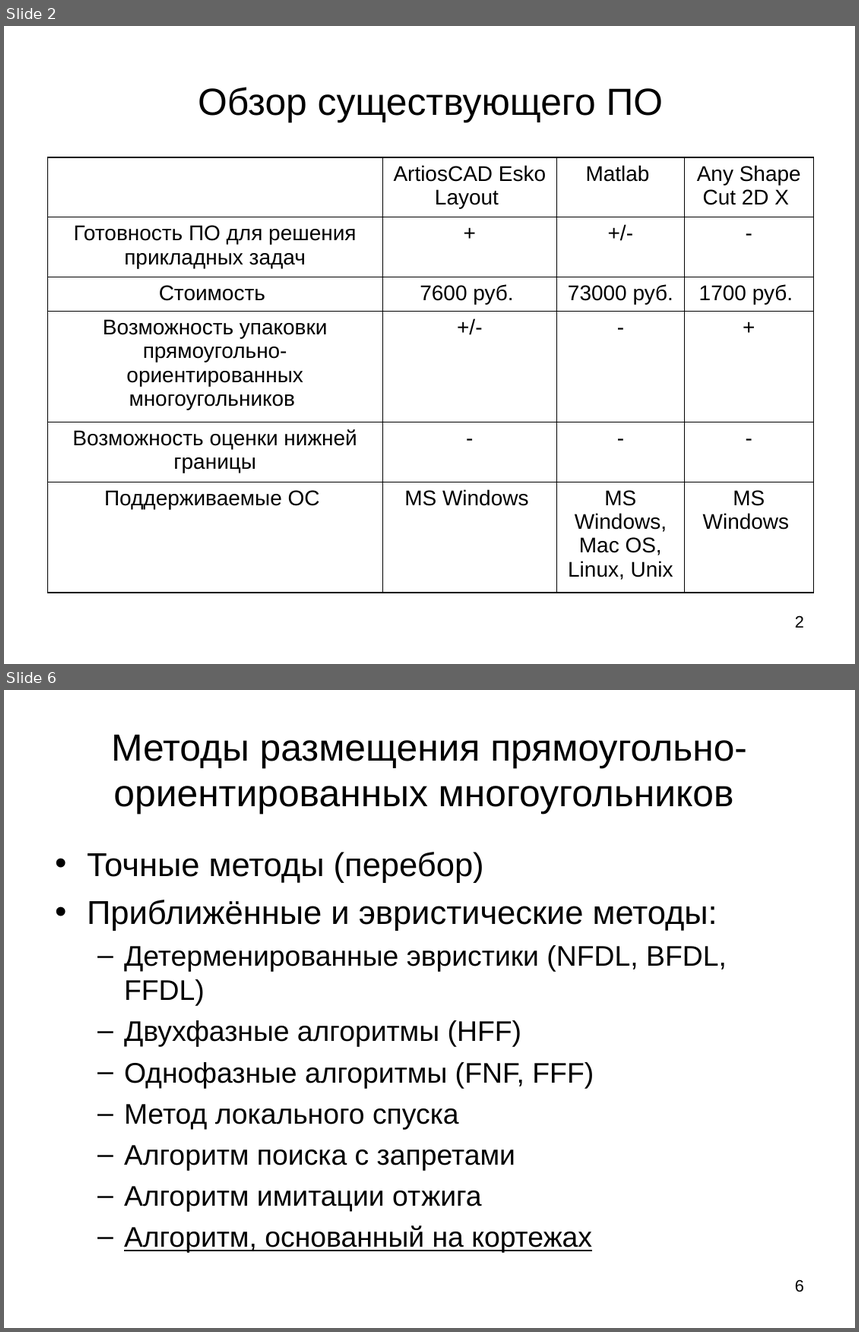
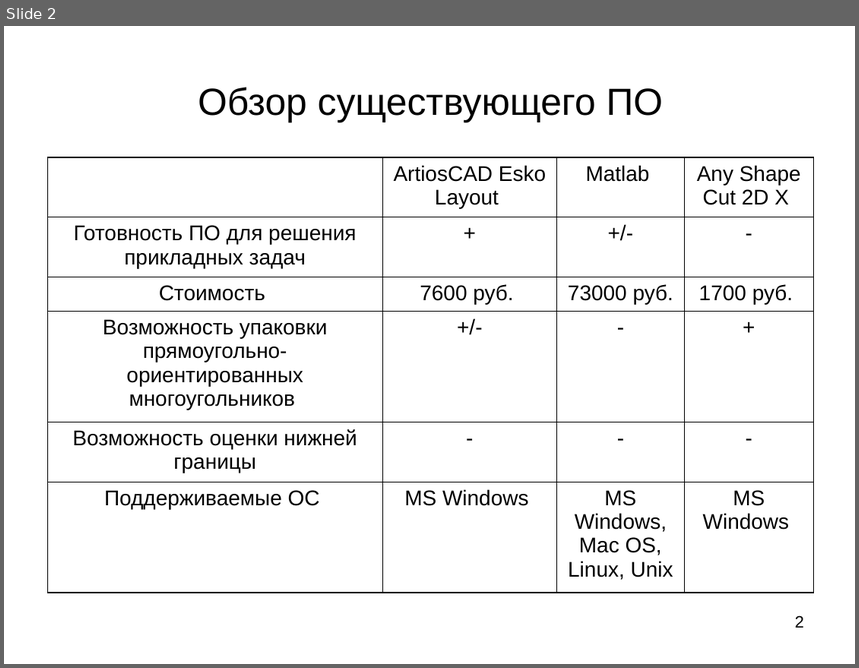
Before and after one commit to zingibertram/thesis-dissertation, a slide deck: Отчёт/Презентация.ppt. Shown one above the other, each under a label of ours: slides 2 and 6 before the commit, slide 2 after it; the slides between them are not shown. The pictures are 859x1332 and 859x668 pixels, drawn with LibreOffice and Linux fonts; fonts in the diff are those of the drawing. Boxes give left, top, right and bottom in pixels: in the first picture for what was removed or moved away, otherwise in the second. Text is boxed around its words. In the diff, an @@ line names an element or a change of style, - is before the commit and + after.

```diff
--- a/Отчёт/Презентация.ppt
+++ b/Отчёт/Презентация.ppt
@@ slide 6 removed at [4, 690, 855, 1328], background #FFFFFF @@
@@ title removed at [111, 734, 747, 814] @@
-Методы размещения прямоугольно-ориентированных многоугольников
@@ text removed at [87, 852, 727, 1253] @@
-• Точные методы (перебор)
-• Приближённые и эвристические методы:
-  – Детерменированные эвристики (NFDL, BFDL, FFDL)
-  – Двухфазные алгоритмы (HFF)
-  – Однофазные алгоритмы (FNF, FFF)
-  – Метод локального спуска
-  – Алгоритм поиска с запретами
-  – Алгоритм имитации отжига
-  – Алгоритм, основанный на кортежах
@@ page number removed at [795, 1280, 804, 1293] @@
-6
```
Also in this commit, not shown: 6 slides changed, 5 slides added, 4 other slides removed, 7 other files.
